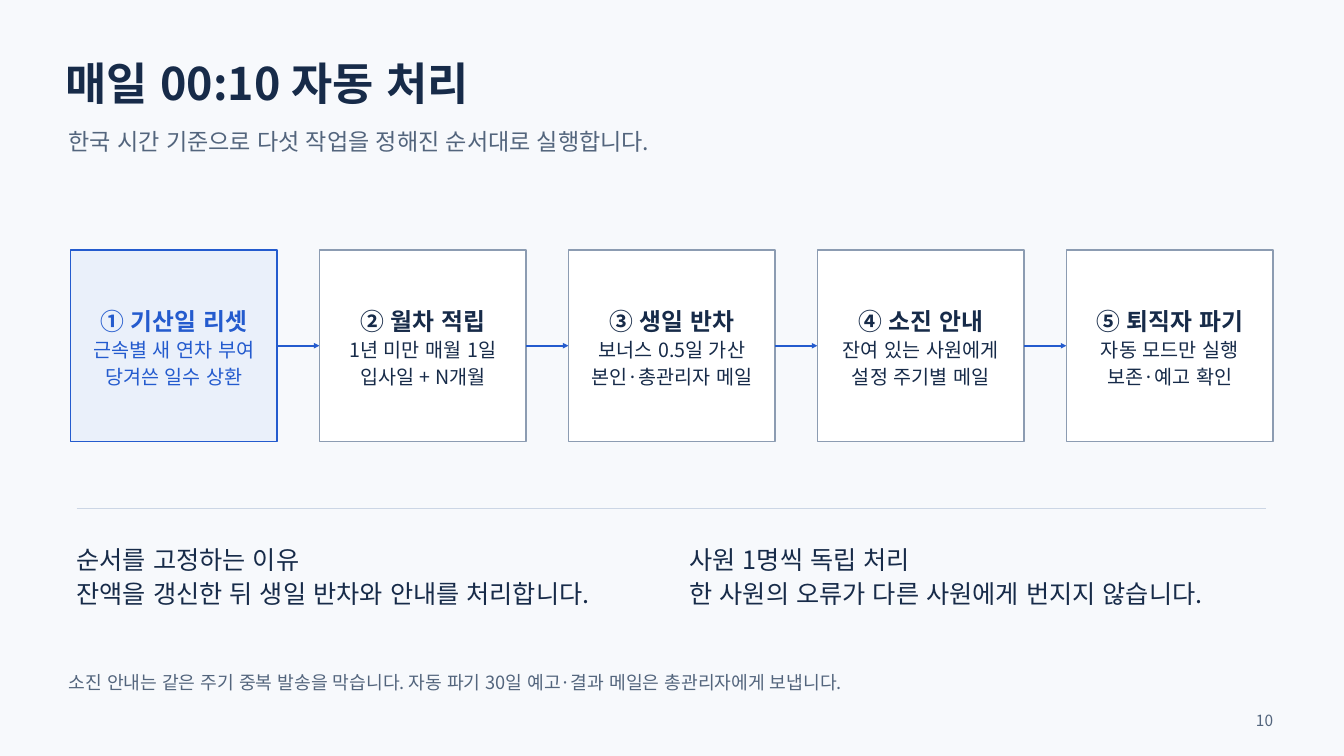
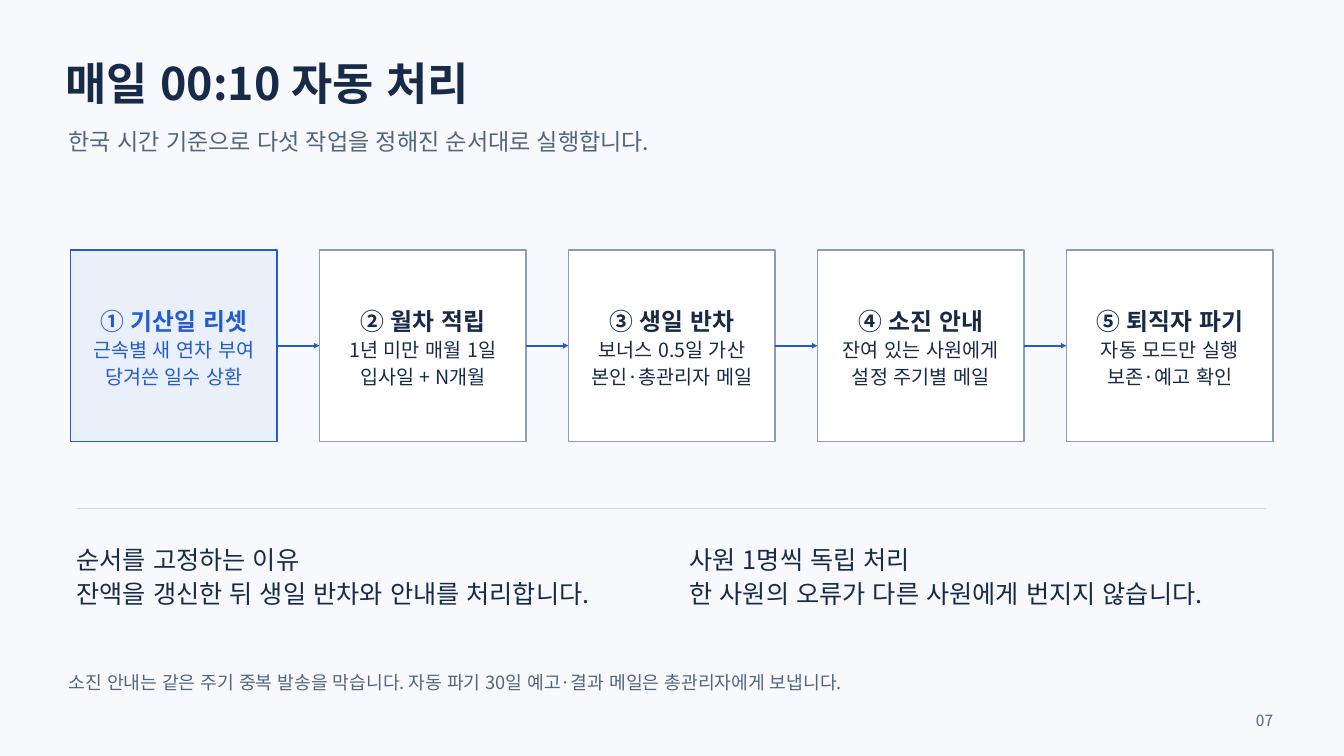
Before and after one commit to yejun9052/mlsoft-first-project, a slide deck: slide 7 of docs/발표자료/연차ON-프로젝트-소개-2026-09-11.pptx (slide 10 before the commit). Drawn at 1344x756 pixels with LibreOffice and Linux fonts; fonts in the diff are those of the drawing. Boxes give left, top, right and bottom in pixels: in the first picture for what was removed or moved away, otherwise in the second. Text is boxed around its words. In the diff, an @@ line names an element or a change of style, - is before the commit and + after.

```diff
--- a/docs/발표자료/연차ON-프로젝트-소개-2026-09-11.pptx
+++ b/docs/발표자료/연차ON-프로젝트-소개-2026-09-11.pptx
@@ text at (1256, 714, 1273, 726): text changed @@
-10
+07
```
Also in this commit, not shown: 16 other slides changed, 4 slides removed, 2 other files.
